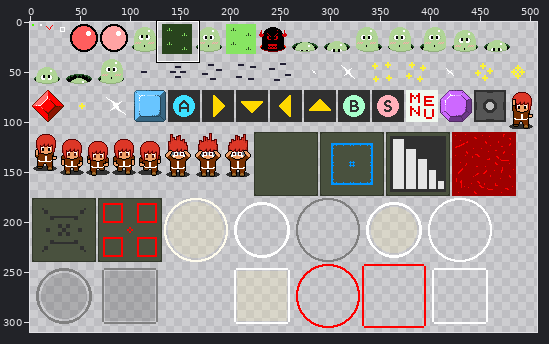
Two states of a sprite sheet, cocos2dx_playground/Resources/textures/texture_001.png. Above: a wide view before the commit, with the close-up outlined.
Close-up. The starting point:
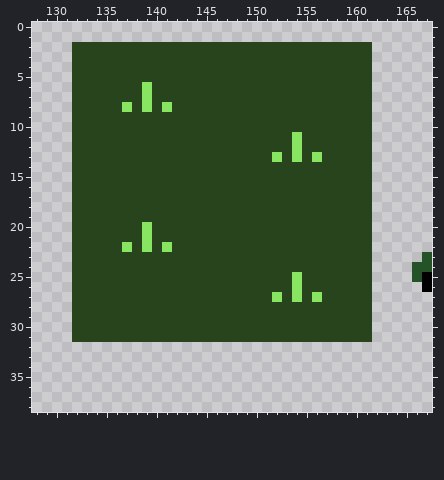
The file is 512x512 pixels. Colours within 5 levels of each other are drawn and written as one. Shown: x 128..167, y 0..38. The wide view leaves out empty margins.
Now the later version:
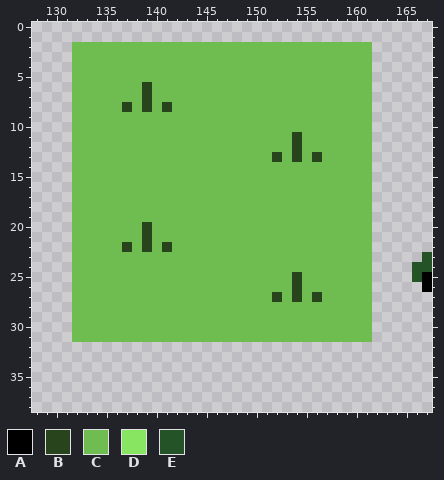
Palette (. is transparent): A #000000  B #28441d  C #6fbc51  D #87e562  E #245327
The edit:
Changed rows in their new state; - is an unchanged pixel.
first column x 132:
 2 CCCCCCCCCCCCCCCCCCCCCCCCCCCCCC
 3 CCCCCCCCCCCCCCCCCCCCCCCCCCCCCC
 4 CCCCCCCCCCCCCCCCCCCCCCCCCCCCCC
 5 CCCCCCCCCCCCCCCCCCCCCCCCCCCCCC
 6 CCCCCCCBCCCCCCCCCCCCCCCCCCCCCC
 7 CCCCCCCBCCCCCCCCCCCCCCCCCCCCCC
 8 CCCCCBCBCBCCCCCCCCCCCCCCCCCCCC
 9 CCCCCCCCCCCCCCCCCCCCCCCCCCCCCC
10 CCCCCCCCCCCCCCCCCCCCCCCCCCCCCC
11 CCCCCCCCCCCCCCCCCCCCCCBCCCCCCC
12 CCCCCCCCCCCCCCCCCCCCCCBCCCCCCC
13 CCCCCCCCCCCCCCCCCCCCBCBCBCCCCC
14 CCCCCCCCCCCCCCCCCCCCCCCCCCCCCC
15 CCCCCCCCCCCCCCCCCCCCCCCCCCCCCC
16 CCCCCCCCCCCCCCCCCCCCCCCCCCCCCC
17 CCCCCCCCCCCCCCCCCCCCCCCCCCCCCC
18 CCCCCCCCCCCCCCCCCCCCCCCCCCCCCC
19 CCCCCCCCCCCCCCCCCCCCCCCCCCCCCC
20 CCCCCCCBCCCCCCCCCCCCCCCCCCCCCC
21 CCCCCCCBCCCCCCCCCCCCCCCCCCCCCC
22 CCCCCBCBCBCCCCCCCCCCCCCCCCCCCC
23 CCCCCCCCCCCCCCCCCCCCCCCCCCCCCC
24 CCCCCCCCCCCCCCCCCCCCCCCCCCCCCC
25 CCCCCCCCCCCCCCCCCCCCCCBCCCCCCC
26 CCCCCCCCCCCCCCCCCCCCCCBCCCCCCC
27 CCCCCCCCCCCCCCCCCCCCBCBCBCCCCC
28 CCCCCCCCCCCCCCCCCCCCCCCCCCCCCC
29 CCCCCCCCCCCCCCCCCCCCCCCCCCCCCC
30 CCCCCCCCCCCCCCCCCCCCCCCCCCCCCC
31 CCCCCCCCCCCCCCCCCCCCCCCCCCCCCC
Where, in picture pixels (left, top, right, bottom), the same in both close-ups:
changed: (72, 42, 372, 342)
